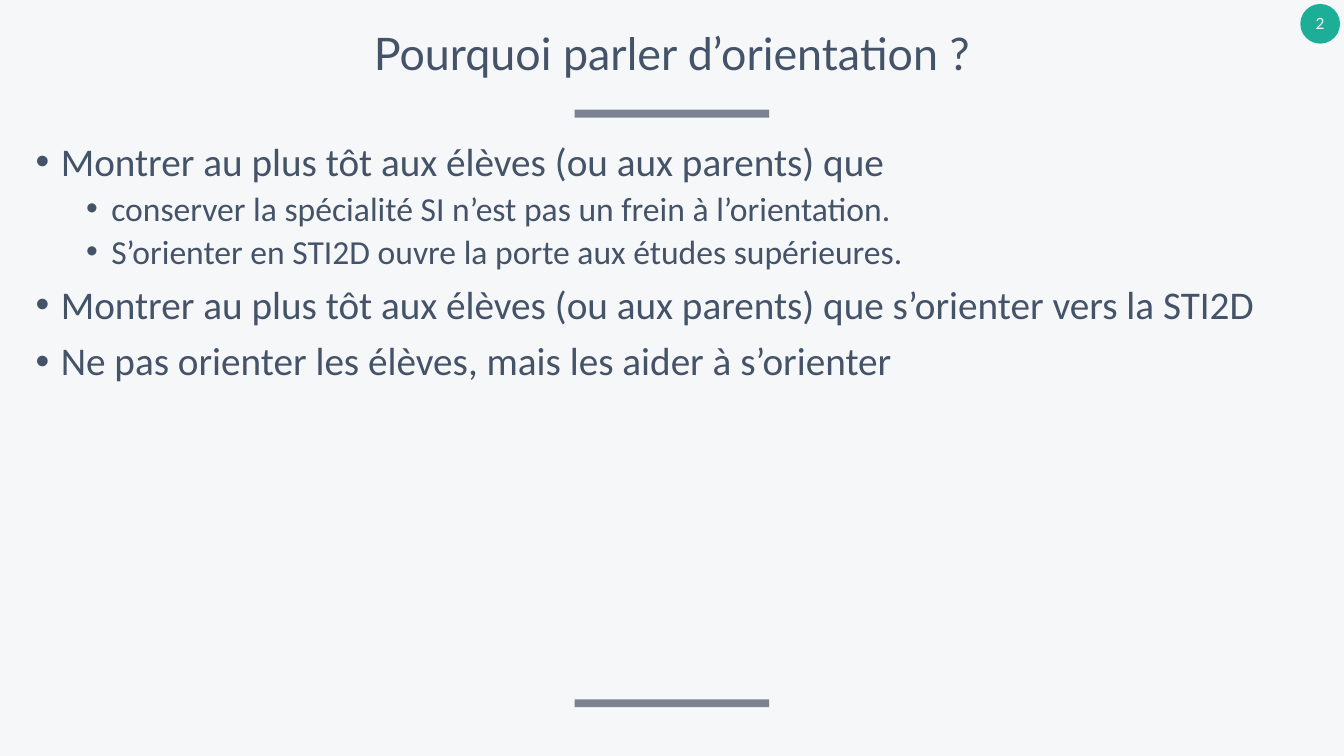
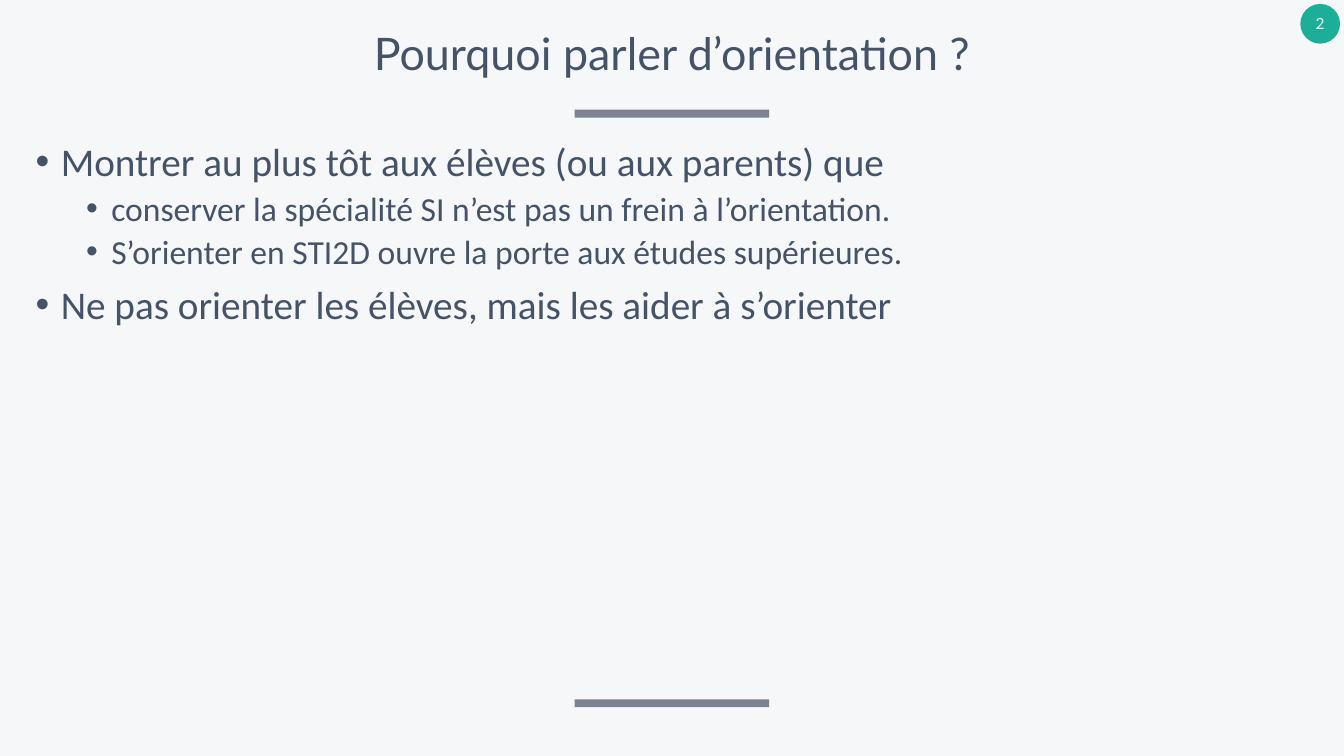
Before and after one commit to xpessoles/SI_Dev, a slide deck: slide 2 of Orientation/Orientation_PostBac.pptx. Drawn at 1344x756 pixels with LibreOffice and Linux fonts; fonts in the diff are those of the drawing. Boxes give left, top, right and bottom in pixels: in the first picture for what was removed or moved away, otherwise in the second. Text is boxed around its words. In the diff, an @@ line names an element or a change of style, - is before the commit and + after.

Commit message:
MAJ

```diff
--- a/Orientation/Orientation_PostBac.pptx
+++ b/Orientation/Orientation_PostBac.pptx
@@ text at <box>61,290,1254,326</box>: paragraph removed @@
-• Montrer au plus tôt aux élèves (ou aux parents) que s’orienter vers la STI2D
```
Also in this commit, not shown: 2 other slides changed.
